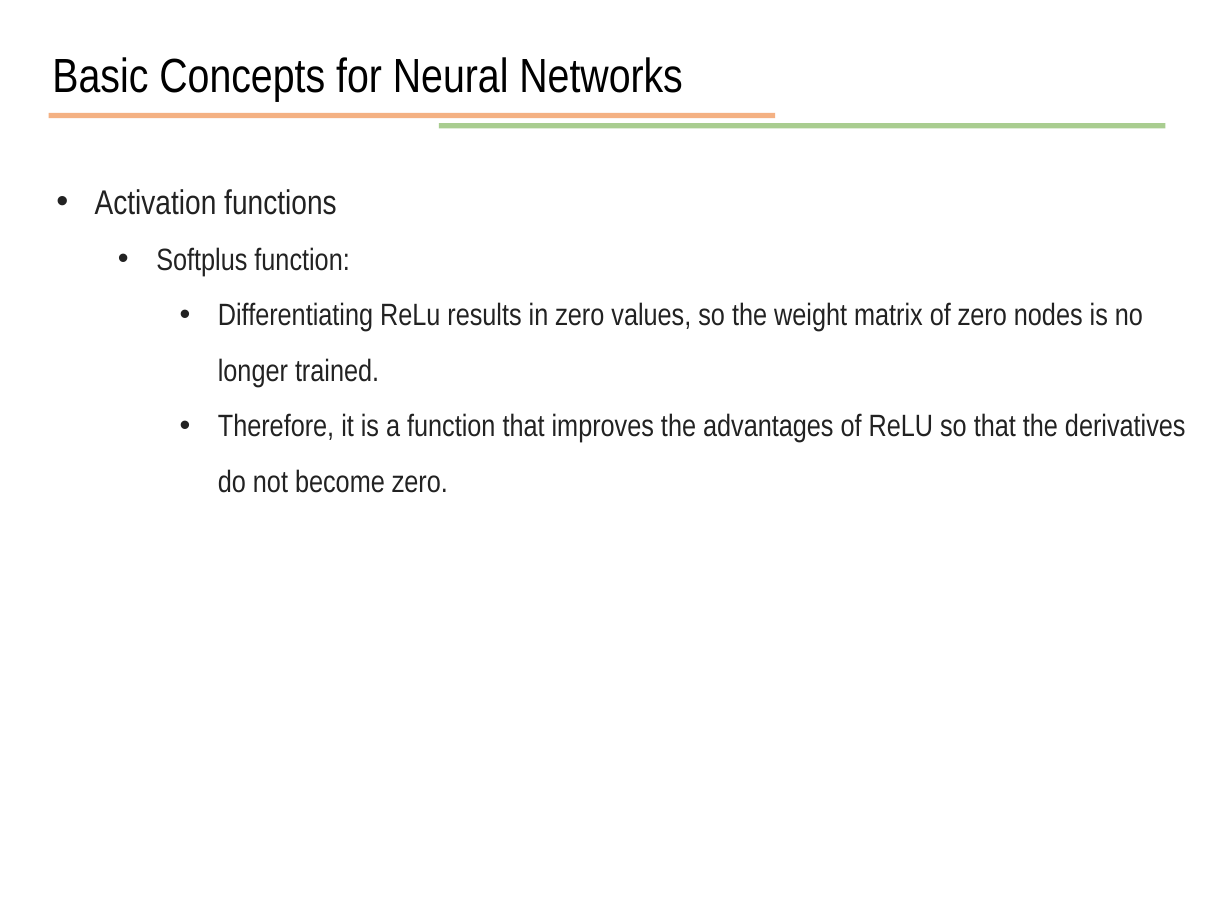
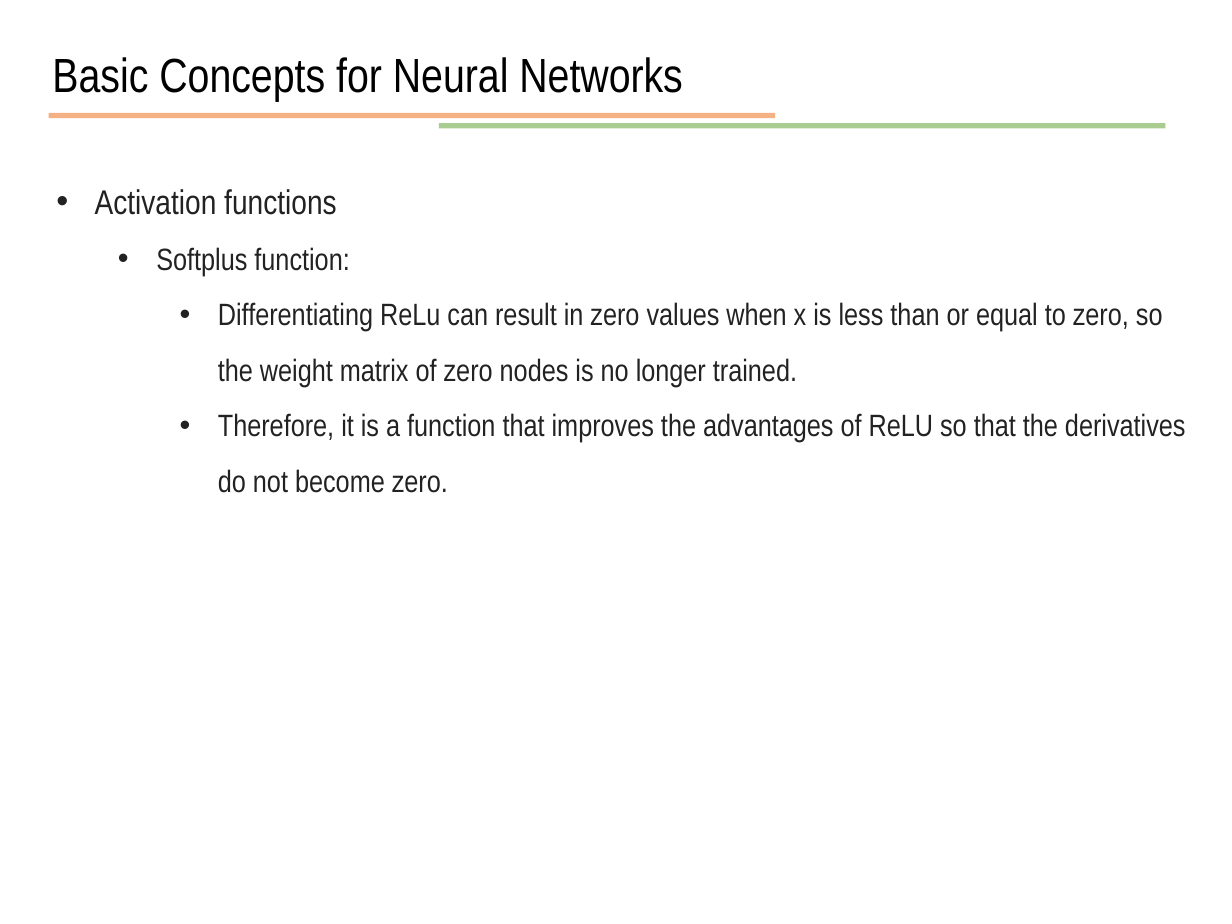
Before and after one commit to JunetaeKim/DeepLearningClass, a slide deck: slide 42 of Week6/week6 Basic Concepts for Neural Networks.pptx. Drawn at 1232x924 pixels with LibreOffice and Linux fonts; fonts in the diff are those of the drawing. Boxes give left, top, right and bottom in pixels: in the first picture for what was removed or moved away, otherwise in the second. Text is boxed around its words. In the diff, an @@ line names an element or a change of style, - is before the commit and + after.

Commit message:
updated

```diff
--- a/Week6/week6 Basic Concepts for Neural Networks.pptx
+++ b/Week6/week6 Basic Concepts for Neural Networks.pptx
@@ text at [218,302,1163,387]: text changed @@
-    • Differentiating ReLu results in zero values, so the weight matrix of zero nodes is no longer trained.
+    • Differentiating ReLu can result in zero values when x is less than or equal to zero, so the weight matrix of zero nodes is no longer trained.
```
